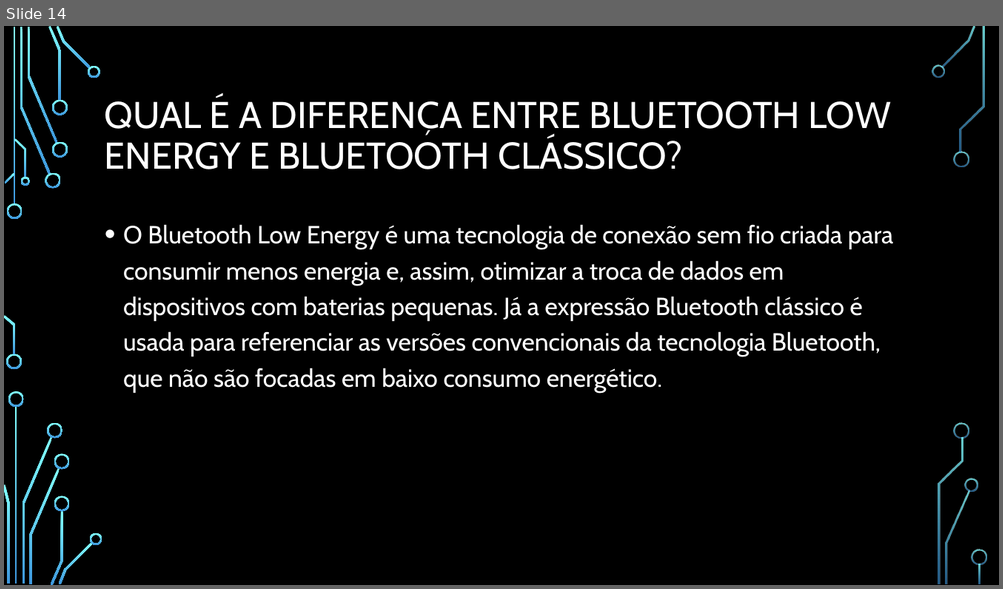
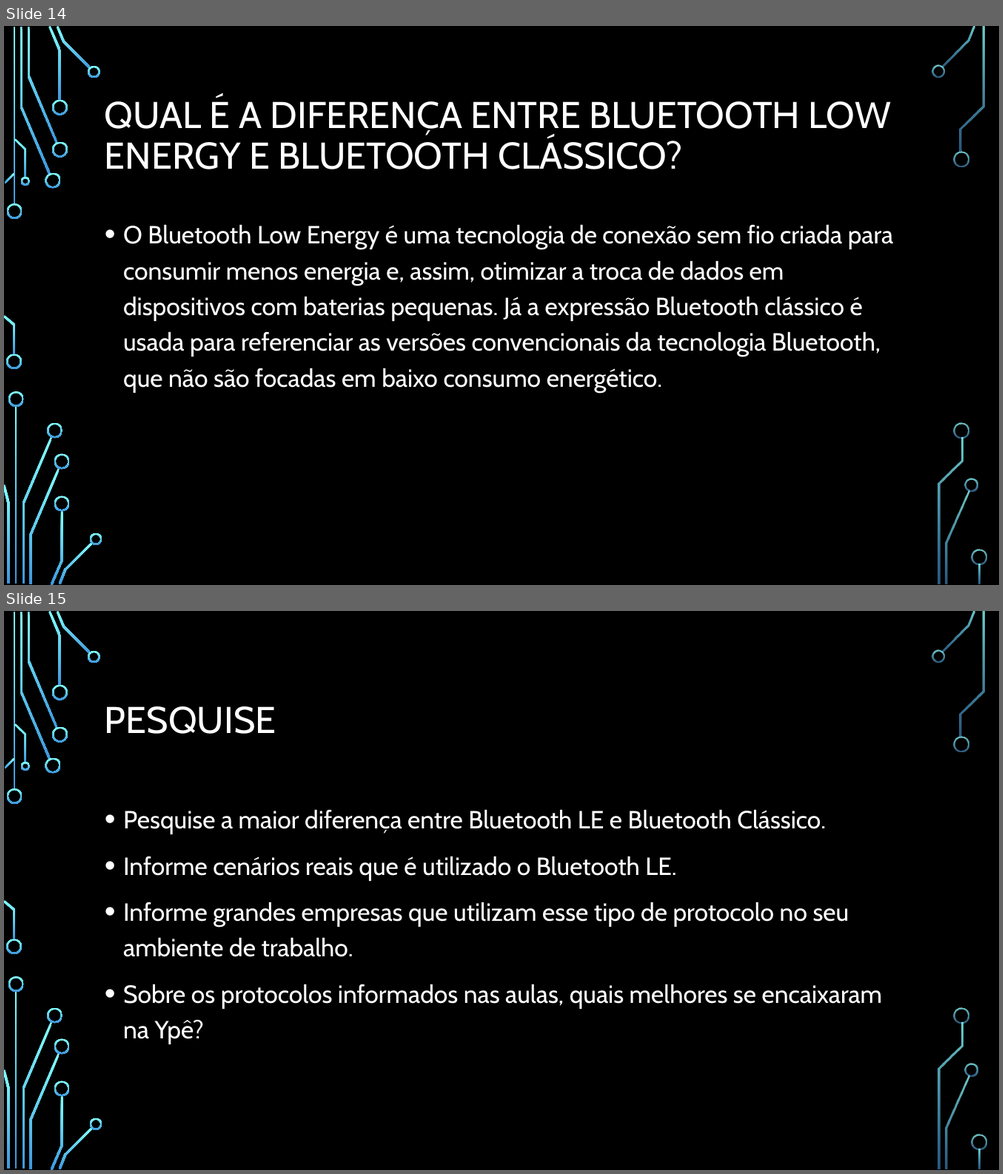
Before and after one commit to luisfernandospoljaric/SENAI2024, a slide deck: IoT 60h/Protocolos de comunicacao/Bluetooth Low Energy (BLE).pptx. Shown one above the other, each under a label of ours: slide 14 before the commit, slides 14 and 15 after it. The pictures are 1003x589 and 1003x1174 pixels, drawn with LibreOffice and Linux fonts; fonts in the diff are those of the drawing; background and template pictures are left out. Boxes give left, top, right and bottom in pixels: in the first picture for what was removed or moved away, otherwise in the second. Text is boxed around its words. In the diff, an @@ line names an element or a change of style, - is before the commit and + after.

```diff
--- a/IoT 60h/Protocolos de comunicacao/Bluetooth Low Energy (BLE).pptx
+++ b/IoT 60h/Protocolos de comunicacao/Bluetooth Low Energy (BLE).pptx
@@ slide 15 added at bbox=[4, 611, 999, 1170], background picture (left out); not listed: 36 template elements that a slide beside it also shows @@
@@ title added at bbox=[105, 706, 276, 734], 36 pt, text #FFFFFF @@
+PESQUISE
@@ text added at bbox=[123, 809, 882, 1045], 24 pt, text #FFFFFF @@
+• Pesquise a maior diferença entre Bluetooth LE e Bluetooth Clássico.
+• Informe cenários reais que é utilizado o Bluetooth LE.
+• Informe grandes empresas que utilizam esse tipo de protocolo no seu ambiente de trabalho.
+• Sobre os protocolos informados nas aulas, quais melhores se encaixaram na Ypê?
```
Also in this commit, not shown: 6 other files.
